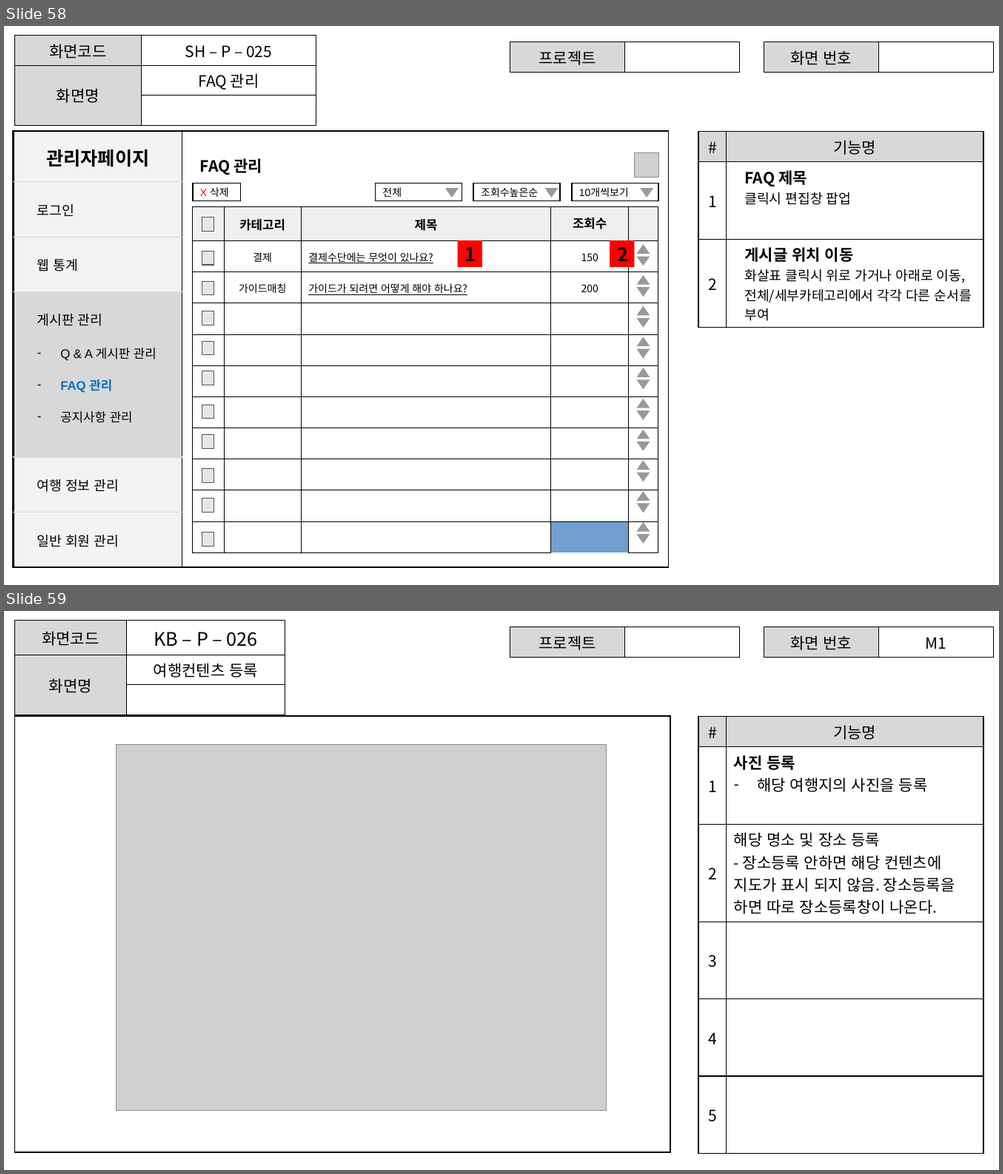
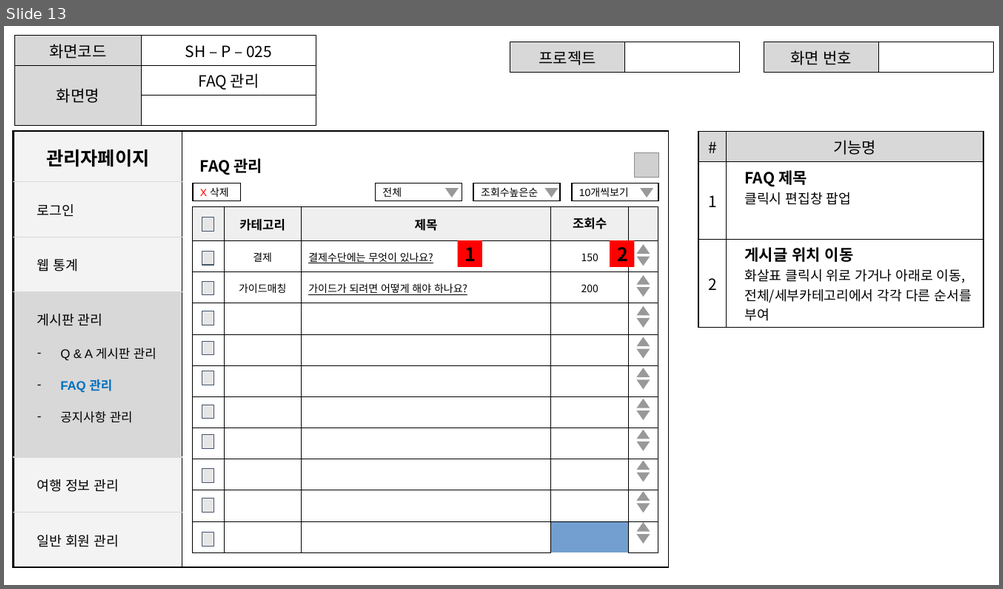
Before and after one commit to ezenteam2/TripMate, a slide deck: 2조 project02 - 서희.pptx. Shown one above the other, each under a label of ours: slides 58 and 59 before the commit, slide 13 after it. The pictures are 1003x1174 and 1003x589 pixels, drawn with LibreOffice and Linux fonts; fonts in the diff are those of the drawing; grey boxes stand for pictures; background and template pictures are left out. Boxes give left, top, right and bottom in pixels: in the first picture for what was removed or moved away, otherwise in the second. Text is boxed around its words. In the diff, an @@ line names an element or a change of style, - is before the commit and + after.

```diff
--- a/2조 project02 - 서희.pptx
+++ b/2조 project02 - 서희.pptx
@@ slide 59 removed at [4, 611, 999, 1170], background #FFFFFF @@
@@ table removed at [14, 621, 285, 703], 3 rows, 2 columns @@
-화면코드 | KB – P – 026
-화면명 | 여행컨텐츠 등록
- | 
@@ table removed at [510, 627, 740, 653], 1 rows, 2 columns @@
-프로젝트 | 
@@ table removed at [763, 627, 993, 653], 1 rows, 2 columns @@
-화면 번호 | M1
@@ rectangle removed at [14, 716, 669, 1153] @@
@@ table removed at [699, 716, 983, 1153], 6 rows, 2 columns @@
-# | 기능명
-1 | 사진 등록 / 해당 여행지의 사진을 등록
-2 | 해당 명소 및 장소 등록 / - 장소등록 안하면 해당 컨텐츠에 지도가 표시 되지 않음. 장소등록을 하면 따로 장소등록창이 나온다.
-3 | 
-4 | 
-5 | 
@@ picture removed at [116, 744, 606, 1111] @@
@@ what was slide 58 is now slide 13 @@
```
Also in this commit, not shown: 11 slides added, 59 other slides removed.
